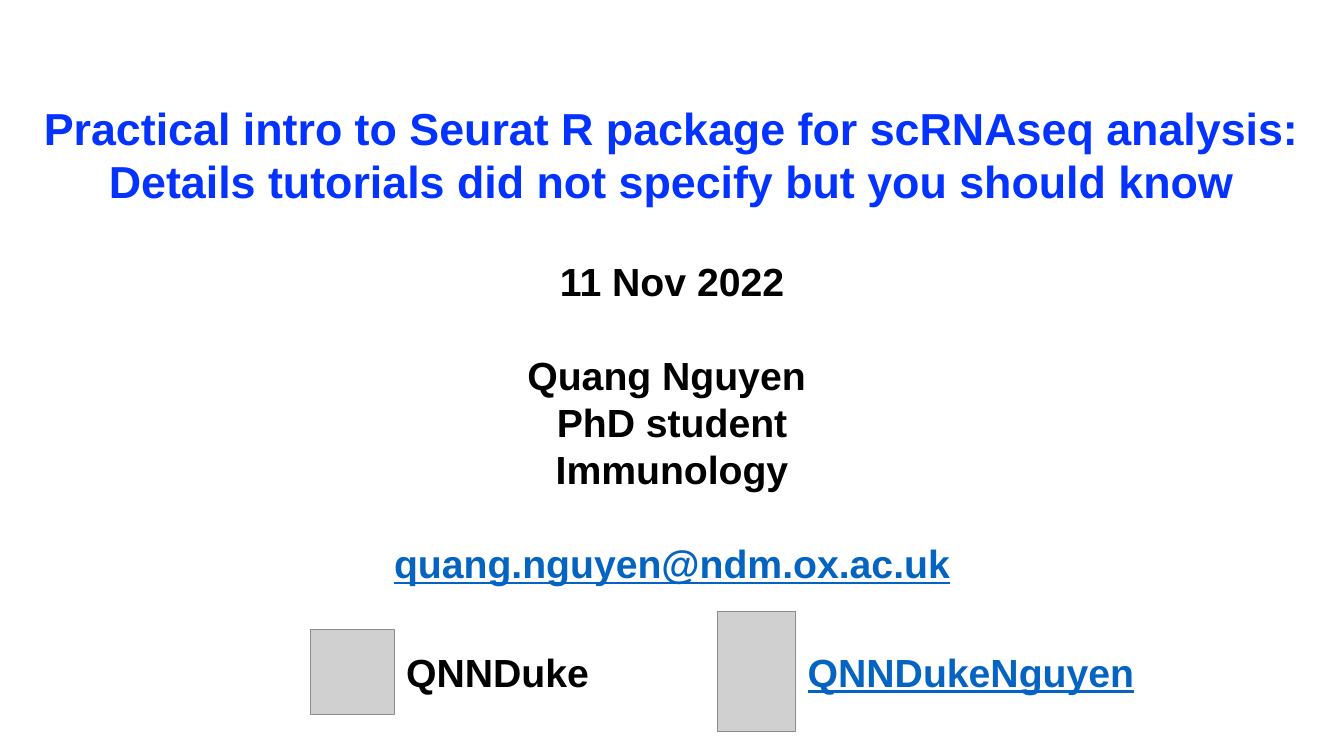
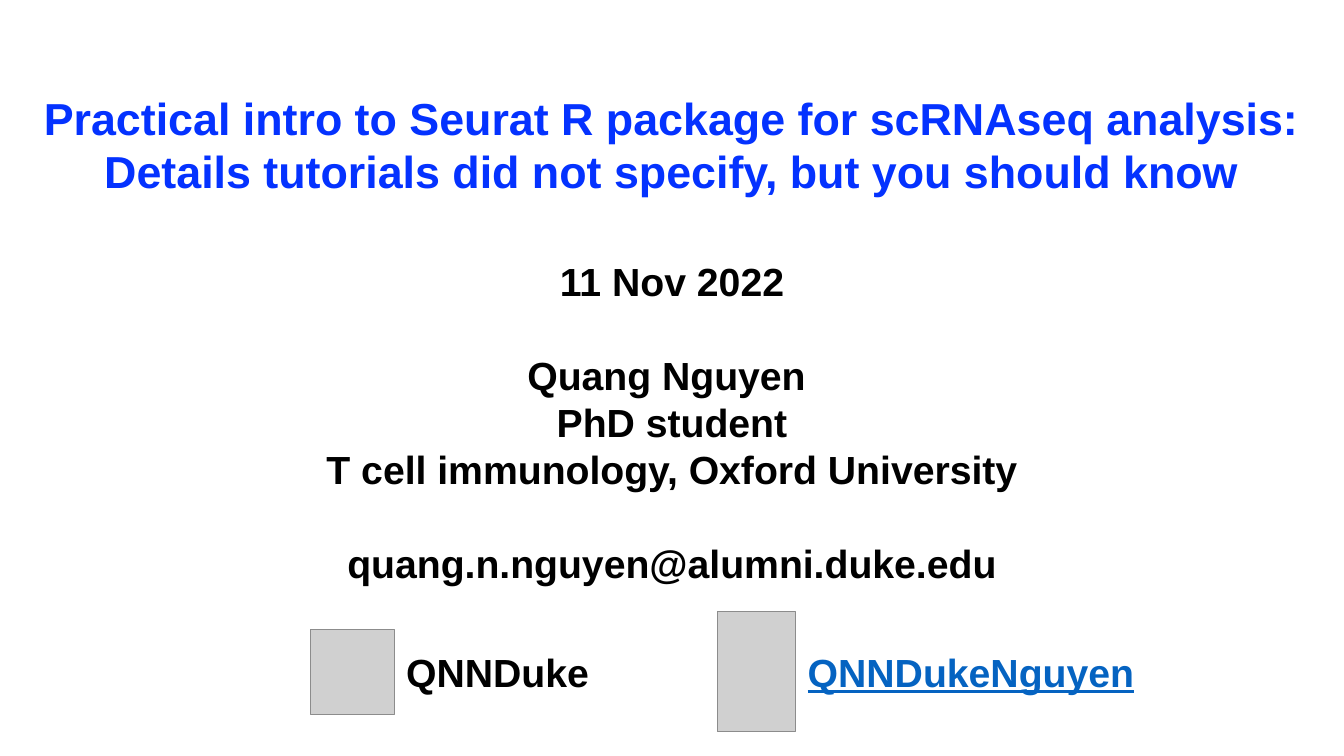
Before and after one commit to denvercal1234GitHub/learntoRfromNothing, a slide deck: slide 1 of 2022Nov11_IntroToSeuratWorkshop_QNN/2022Nov11_IntroToSeuratWorkshop_QNN.pptx. Drawn at 1344x756 pixels with LibreOffice and Linux fonts; fonts in the diff are those of the drawing; grey boxes stand for pictures. Boxes give left, top, right and bottom in pixels: in the first picture for what was removed or moved away, otherwise in the second. Text is boxed around its words. In the diff, an @@ line names an element or a change of style, - is before the commit and + after.

```diff
--- a/2022Nov11_IntroToSeuratWorkshop_QNN/2022Nov11_IntroToSeuratWorkshop_QNN.pptx
+++ b/2022Nov11_IntroToSeuratWorkshop_QNN/2022Nov11_IntroToSeuratWorkshop_QNN.pptx
@@ text at [44,102,1298,197]: text changed @@
-Practical intro to Seurat R package for scRNAseq analysis: Details tutorials did not specify but you should know
+Practical intro to Seurat R package for scRNAseq analysis: Details tutorials did not specify, but you should know
@@ text "11 Nov 2022": place and size @@
-text "11 Nov 2022" at [394,268,950,586]
+text "11 Nov 2022" at [326,268,1017,586]
@@ text at [326,455,1017,586]: text changed; text colour #0563C1 to #000000 @@
-Immunology
-quang.nguyen@ndm.ox.ac.uk
+T cell immunology, Oxford University
+quang.n.nguyen@alumni.duke.edu
```
Also in this commit, not shown: 2 other slides changed, 5 other files.
